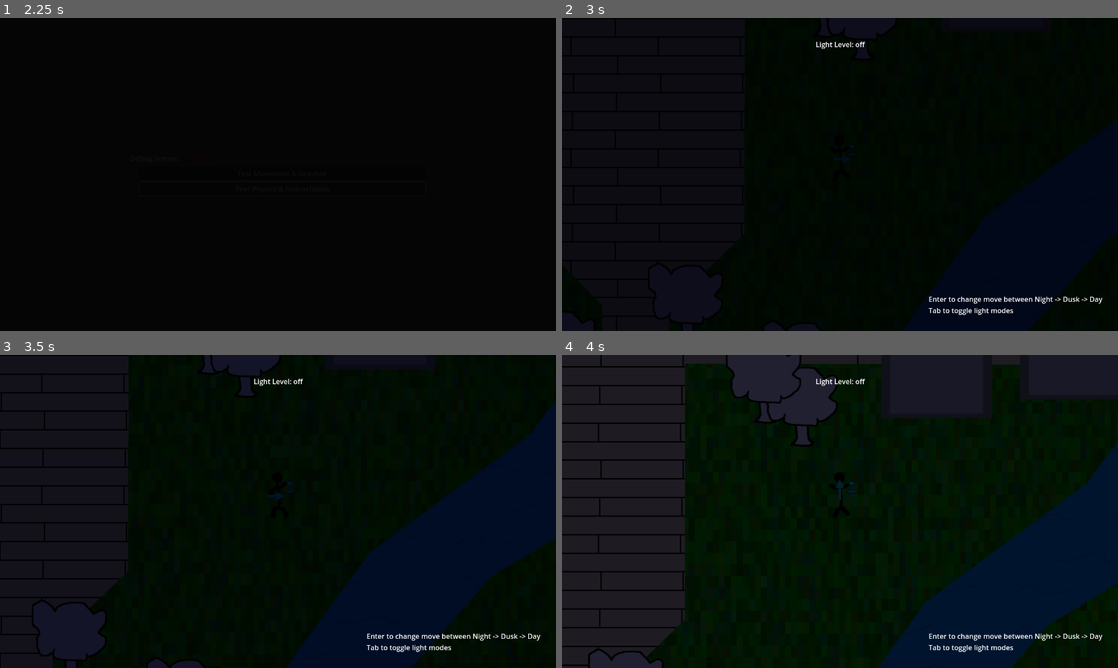
Above: before the commit, frames 1-4 (two rows, left to right).
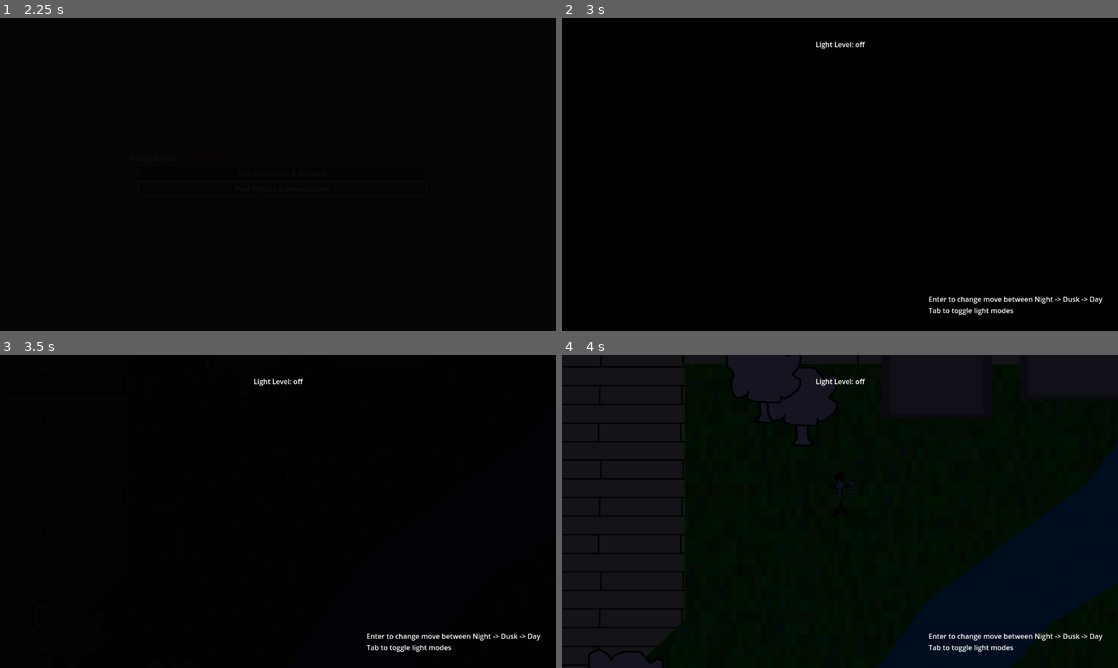
Above: after the commit, the same moments.

Repository: Small-Loan-Studio/TGO
Game: Godot game, scene res://Scenes/Driver.tscn
Two runs of this game, one before a commit and one after it. Both use one fixed random seed, a clock stepped at 60 frames per second and the inputs below.
Inputs (mouse positions are in pixels of both pictures, inside the frame that each line leads up to):
- Up to frame 1 (2.25 s): tap Enter (ui_accept) at 0.5, 0.77 s; move the mouse to (400, 158) at 0.52 s; hold Right (right) 0.53-1.25 s; tap E (interact) at 0.6, 2.1 s; click (400, 158) at 0.67 s; click "Test Movement & Graybox" at 1.25 s; move the mouse to (166, 190) at 2.02 s; hold Down (down) from 2.03 s (still down)
- Up to frame 2 (3 s): tap Enter (ui_accept) at 2.27 s; move the mouse to (895, 105) at 2.77 s; release Down (down) at 2.78 s; hold Right (right) from 2.78 s (still down); tap E (interact) at 2.85 s
- Up to frame 3 (3.5 s): keep holding Right (right)
- Up to frame 4 (4 s): move the mouse to (812, 574) at 3.52 s; release Right (right) at 3.53 s; hold Up (up) from 3.53 s (still down); tap E (interact) at 3.6 s; click (812, 574) at 3.67 s; tap Enter (ui_accept) at 3.77 s

Frame 1 is identical in both runs. In frame 2, 15% of the frame differs, in the area x 0-100%, y 0-100%; in frame 3, 20%; in frame 4, less than 0.1%.

Commit message:
AudioManager stub

Diff:
--- a/Scenes/Driver.tscn
+++ b/Scenes/Driver.tscn
@@ -1,6 +1,7 @@
-[gd_scene load_steps=5 format=3 uid="uid://cobsc7v0oqc8l"]
+[gd_scene load_steps=6 format=3 uid="uid://cobsc7v0oqc8l"]
 
 [ext_resource type="Script" path="res://Scripts/Driver.gd" id="1_agcjs"]
+[ext_resource type="Script" path="res://Scripts/AudioManager.gd" id="2_4seev"]
 [ext_resource type="Script" path="res://Scripts/UI/Curtain.gd" id="2_gom2g"]
 [ext_resource type="Script" path="res://Scripts/Menu/MenuManager.gd" id="3_h1ccd"]
 [ext_resource type="PackedScene" uid="uid://ci7ksomi5hsr5" path="res://Scenes/Menu/DebugMenu.tscn" id="3_i7nbg"]
@@ -9,6 +10,11 @@
 script = ExtResource("1_agcjs")
 
 [node name="AudioManager" type="Node" parent="."]
+script = ExtResource("2_4seev")
+
+[node name="BGPlayer" type="AudioStreamPlayer2D" parent="AudioManager"]
+unique_name_in_owner = true
+bus = &"BGM"
 
 [node name="OverlayManager" type="CanvasLayer" parent="."]
 
--- /dev/null
+++ b/Scripts/AudioManager.gd
@@ -0,0 +1,106 @@
+class_name AudioManager
+extends Node
+
+const AUDIO_PREFS_PATH = "user://audio_prefs.dat"
+
+@onready var bgm_player: AudioStreamPlayer2D = %BGPlayer
+var cur_track: Enums.AudioTrack
+
+func _ready() -> void:
+	cur_track = Enums.AudioTrack.NONE
+	load_levels()
+
+## starts playing a given track with some caveats:
+##  1. if the same as the current track no change is made
+##  2. if a different track is playing *and* fade_in > 0 we fade out then back
+##     up in fade_in/2 seconds
+##  3. if no track is playing and fade_in > 0 we set volume to -80 then fade
+##     to the previous volume in fade_in
+##
+## Returns a signal that can be awaited indicating this is all completed
+func play(tgt_track: Enums.AudioTrack, fade_in: float = 0) -> Signal:
+	if cur_track != tgt_track:
+		if bgm_player.playing:
+			return crossfade_to(tgt_track, fade_in)
+		else:
+			var stream: AudioStream = ResourceLoader.load(Enums.audio_track_path(tgt_track))
+			bgm_player.stream = stream
+
+	# either playing the current track on not playing
+	var tween := get_tree().create_tween()
+
+	var tgt_vol := bgm_player.volume_db
+
+	if bgm_player.playing:
+		# playing the current track
+		tween.tween_property(bgm_player, 'volume_db', tgt_vol, 0)
+		return tween.finished
+
+	# default to no volume
+	var start_vol := -80
+	if fade_in == 0:
+		start_vol = tgt_vol
+
+	bgm_player.volume_db = start_vol
+	bgm_player.play()
+	tween.tween_property(bgm_player, 'volume_db', tgt_vol, fade_in)
+	return tween.finished
+
+## fades the current track out and a second track in, does not check if the
+## current track is the same as the target so it's possible to fade out & in
+## to the same track
+##
+## the fade out happens in fade_time / 2
+## the fade in happens in fade_time / 2
+##
+## returns a signal than can be used to await the transition's completion
+func crossfade_to(tgt_track: Enums.AudioTrack, fade_time: float) -> Signal:
+	var tgt_vol := bgm_player.volume_db
+	var tween := get_tree().create_tween()
+	var stream: AudioStream = ResourceLoader.load(Enums.audio_track_path(tgt_track))
+	tween.tween_property(bgm_player, 'volume_db', -80, fade_time / 2)
+	tween.tween_callback(_set_stream.bind(bgm_player, stream, true))
+	tween.tween_property(bgm_player, 'volume_db', tgt_vol, fade_time / 2)
+	return tween.finished
+
+func _set_stream(player: AudioStreamPlayer2D, stream: AudioStream, should_play: bool) -> void:
+	player.stream = stream
+	if should_play:
+		player.play()
+
+## Saves the bus volume levels to disk
+func save_levels() -> void:
+	var data: Dictionary = {}
+	for i in range(0, AudioServer.bus_count):
+		var value := AudioServer.get_bus_volume_db(i)
+		data[i] = value
+
+	print('data: ' , data)
+	var json_str := JSON.stringify(data)
+	print('json_str: ' , json_str)
+	var file := FileAccess.open(AUDIO_PREFS_PATH, FileAccess.WRITE)
+	if file == null:
+		print(FileAccess.get_open_error())
+		return
+	file.store_string(json_str)
+	file.close()
+
+## Loads bus volume levels from disk; if not previous values exist make no
+## changes and use game defaults.
+func load_levels() -> void:
+	if !FileAccess.file_exists(AUDIO_PREFS_PATH):
+		printerr("No data at prefs path, using defaults")
+		return
+
+	var file := FileAccess.open(AUDIO_PREFS_PATH, FileAccess.READ)
+	var json_prefs_data := file.get_as_text()
+
+	var json := JSON.new()
+	var err := json.parse(json_prefs_data)
+	if err != OK || typeof(json.data) != TYPE_DICTIONARY:
+		printerr("Failed to read prefs data: " + str(err))
+		return
+
+	var data: Dictionary = json.data
+	for k: String in data.keys():
+		AudioServer.set_bus_volume_db(k.to_int(), data[k])
--- a/Scripts/Driver.gd
+++ b/Scripts/Driver.gd
@@ -2,11 +2,13 @@
 extends Node2D
 
 @onready var _menu_mgr: MenuManager = $OverlayManager/MenuManager
+@onready var _audio_mgr: AudioManager = $AudioManager
 @onready var _curtain := $OverlayManager/Curtain
 @onready var _world := $GameWorld
 
 func _ready() -> void:
 	_curtain.visible = true
+	_audio_mgr.play(Enums.AudioTrack.SKETCH_1, .75)
 	# call via deferred so we don't have await in the _ready path. I'm not
 	# sure that's a bad thing to do but it felt weird so here we are.
 	call_deferred('_post_ready')
@@ -16,6 +18,7 @@
 	await _curtain.fade_out(1)
 
 func request_debug_load(path:String) -> void:
+	var music_ready := _audio_mgr.play(Enums.AudioTrack.SKETCH_2, 2)
 	await _curtain.fade_in(1)
 
 	var new_scene_resource := load(path) as PackedScene
@@ -23,4 +26,5 @@
 	_world.add_child(new_scene)
 	_menu_mgr.hide_menu(Enums.MenuType.DEBUG)
 
+	await music_ready
 	await _curtain.fade_out(1)
--- a/Scripts/Enums.gd
+++ b/Scripts/Enums.gd
@@ -30,6 +30,12 @@
 enum MenuType {
 	NONE,
 	DEBUG
+}
+
+enum AudioTrack {
+	NONE,
+	SKETCH_1,
+	SKETCH_2,
 }
 
 static func direction_name(da: Direction) -> String:
@@ -80,3 +86,15 @@
 			return "special"
 	assert(false, "Invalid light level: " + str(ll))
 	return ""
+
+static func audio_track_path(track: AudioTrack) -> String:
+	match track:
+		AudioTrack.NONE:
+			return ""
+		AudioTrack.SKETCH_1:
+			return "res://Audio/TSO Sketch 1.mp3"
+		AudioTrack.SKETCH_2:
+			return "res://Audio/TSO Sketch 2.mp3"
+		_:
+			printerr("Passed an unknown audio track id: ", track)
+			return ""
--- /dev/null
+++ b/default_bus_layout.tres
@@ -0,0 +1,15 @@
+[gd_resource type="AudioBusLayout" format=3 uid="uid://508wn3j83kb4"]
+
+[resource]
+bus/1/name = &"BGM"
+bus/1/solo = false
+bus/1/mute = false
+bus/1/bypass_fx = false
+bus/1/volume_db = 0.0
+bus/1/send = &"Master"
+bus/2/name = &"SFX"
+bus/2/solo = false
+bus/2/mute = false
+bus/2/bypass_fx = false
+bus/2/volume_db = 0.0
+bus/2/send = &"Master"
